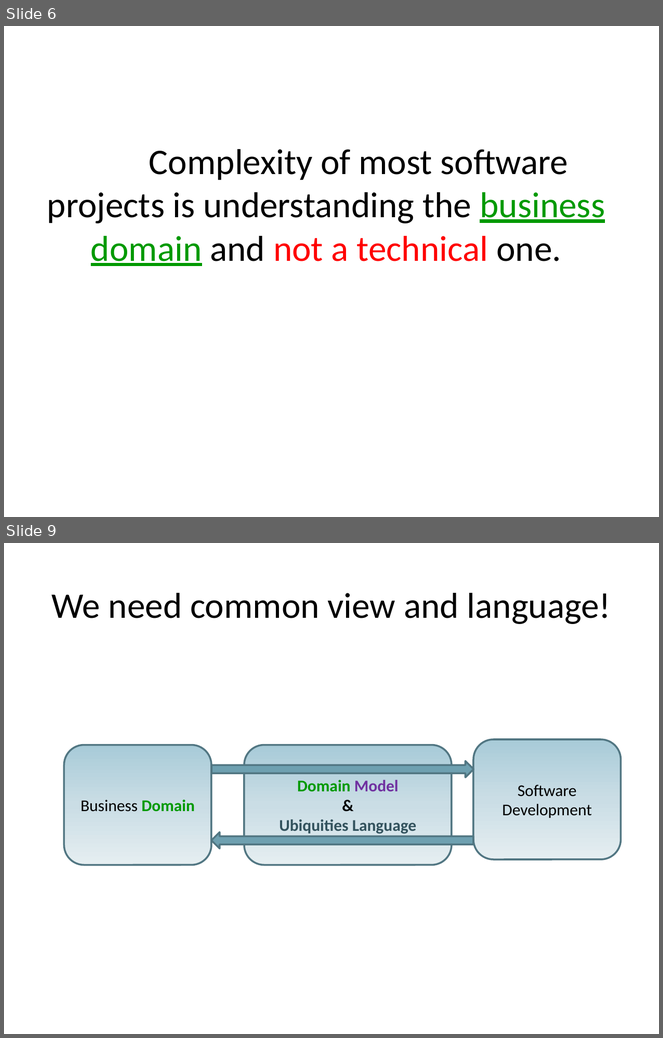
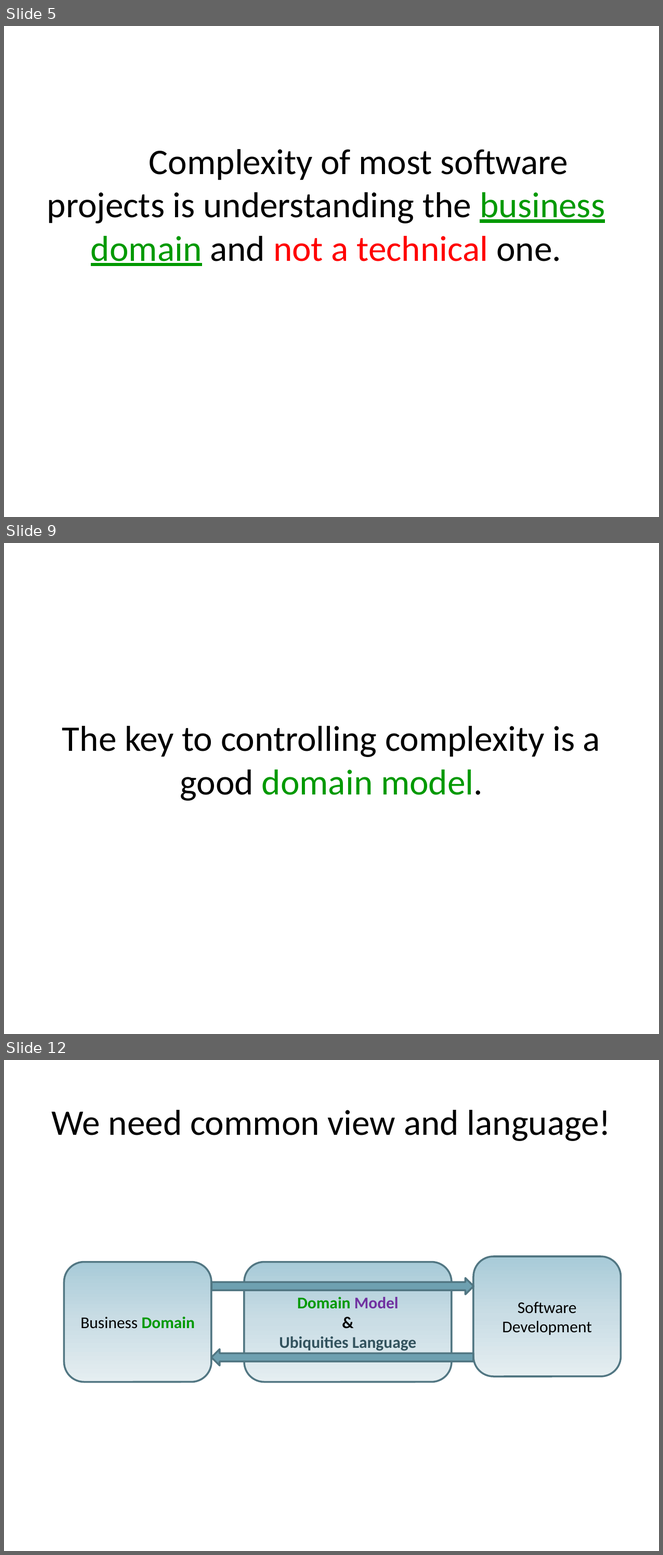
Before and after one commit to arturtv/dddpresentation, a slide deck: Domain-DrivenDesign.A.Trosin.pptx. Shown one above the other, each under a label of ours: slides 6 and 9 before the commit, slides 5, 9 and 12 after it; the slides between them are not shown. The pictures are 663x1038 and 663x1555 pixels, drawn with LibreOffice and Linux fonts; fonts in the diff are those of the drawing. Boxes give left, top, right and bottom in pixels: in the first picture for what was removed or moved away, otherwise in the second. Text is boxed around its words. In the diff, an @@ line names an element or a change of style, - is before the commit and + after.

```diff
--- a/Domain-DrivenDesign.A.Trosin.pptx
+++ b/Domain-DrivenDesign.A.Trosin.pptx
@@ slide 9 added at (x1=4, y1=543, x2=659, y2=1034), background #FFFFFF @@
@@ title added at (x1=62, y1=726, x2=600, y2=801), 39.6 pt, text #000000 @@
+The key to controlling complexity is a good domain model.
@@ what was slide 6 is now slide 5 @@
@@ what was slide 9 is now slide 12 @@
```
Also in this commit, not shown: 2 slides changed, 9 other slides added, 4 slides removed.
